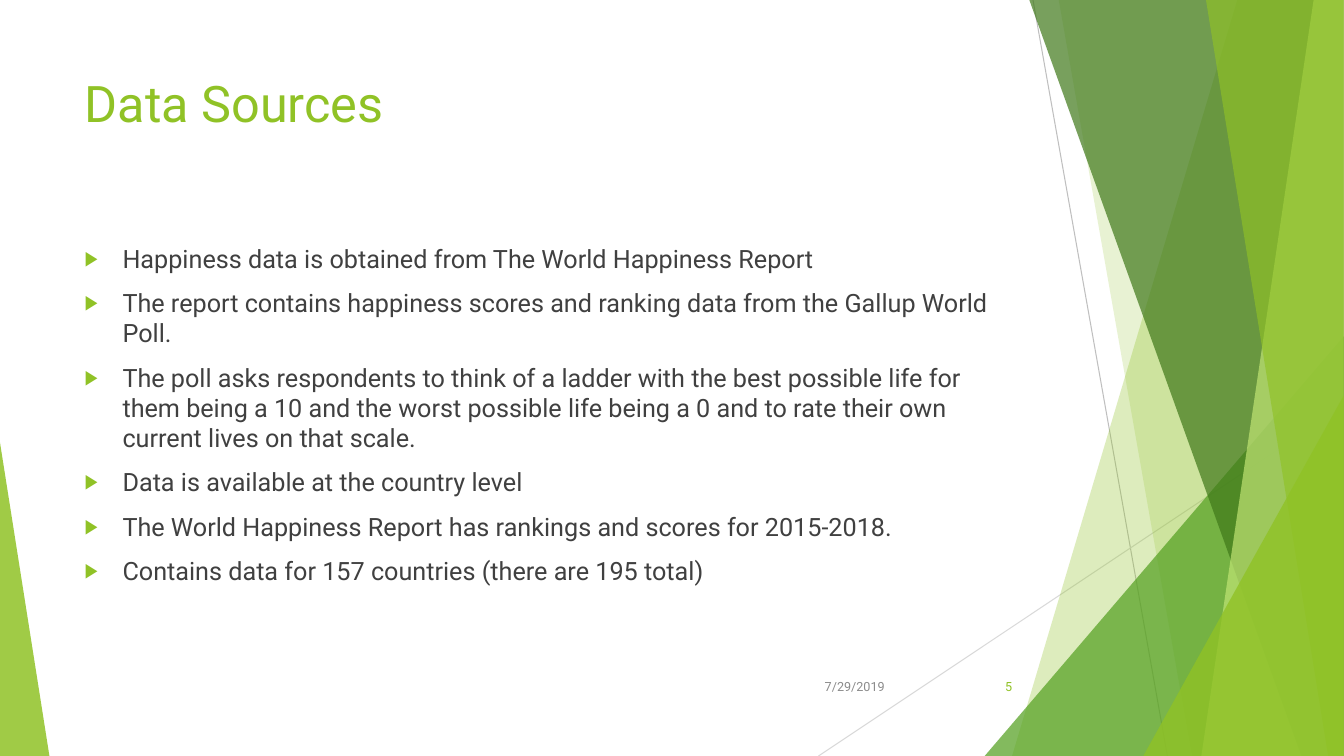
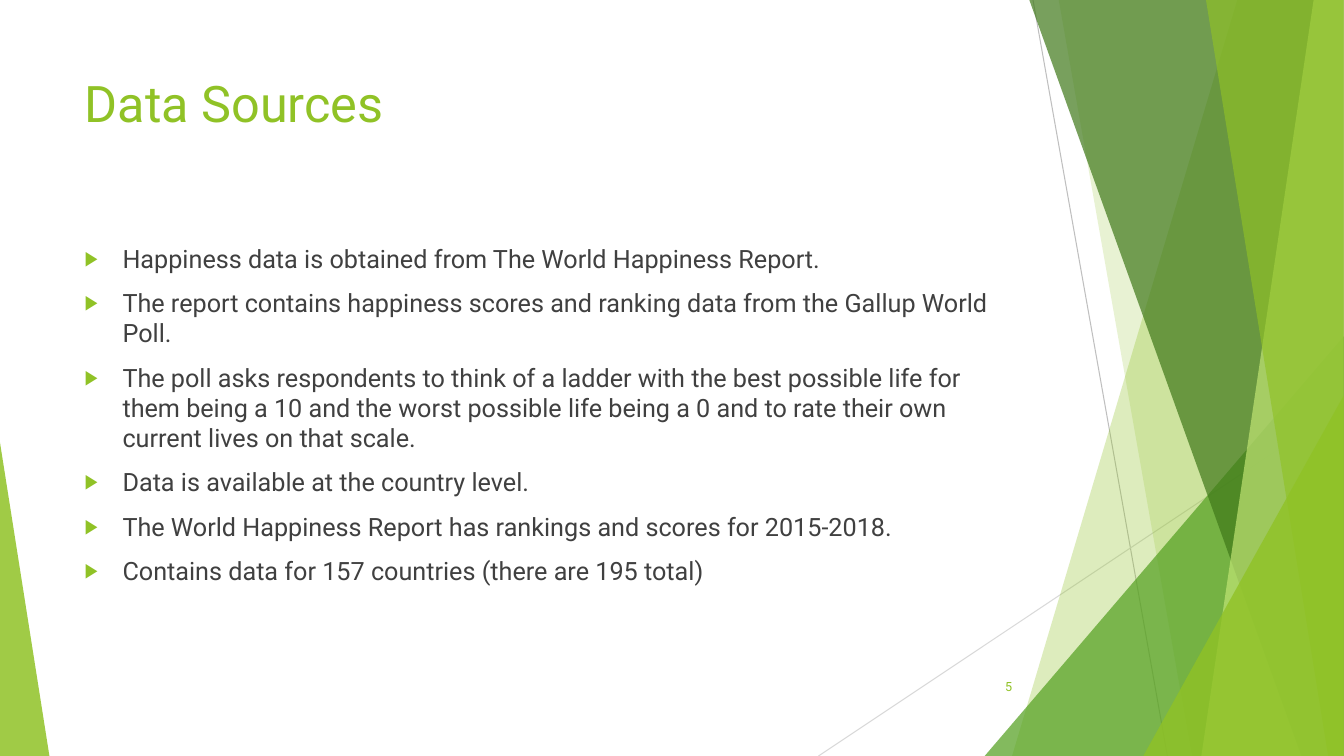
Before and after one commit to Kika000/Project-1, a slide deck: slide 5 of What Makes the World Happy.pptx. Drawn at 1344x756 pixels with LibreOffice and Linux fonts; fonts in the diff are those of the drawing. Boxes give left, top, right and bottom in pixels: in the first picture for what was removed or moved away, otherwise in the second. Text is boxed around its words. In the diff, an @@ line names an element or a change of style, - is before the commit and + after.

```diff
--- a/What Makes the World Happy.pptx
+++ b/What Makes the World Happy.pptx
@@ text at (123,249,819,273): text changed @@
-▶ Happiness data is obtained from The World Happiness Report
+▶ Happiness data is obtained from The World Happiness Report.
@@ text at (123,472,529,497): text changed @@
-▶ Data is available at the country level
+▶ Data is available at the country level.
@@ text removed at (825,682,885,692) @@
-7/29/2019
```
Also in this commit, not shown: 25 other slides changed, 11 other files.
